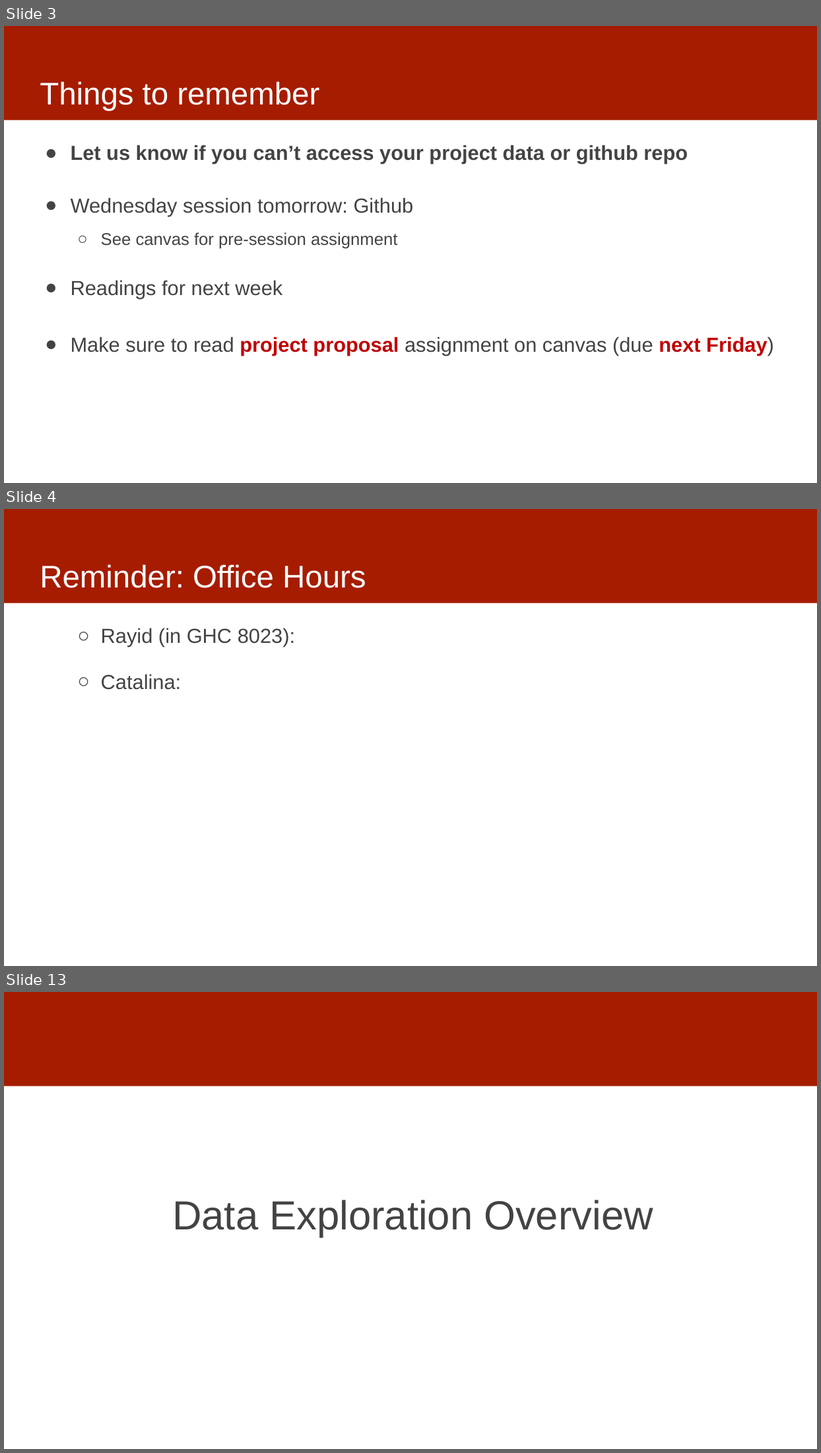
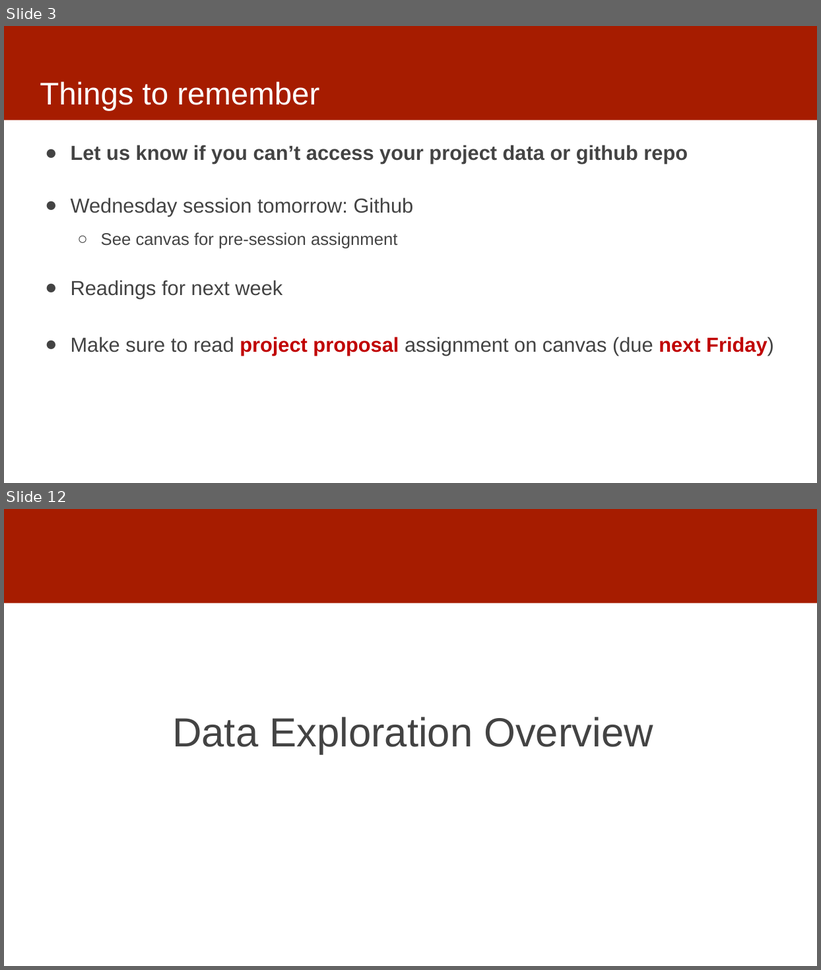
Before and after one commit to dssg/mlforpublicpolicylab, a slide deck: Lectures/06-data-exploration.pptx. Shown one above the other, each under a label of ours: slides 3, 4 and 13 before the commit, slides 3 and 12 after it; the slides between them are not shown. The pictures are 821x1453 and 821x970 pixels, drawn with LibreOffice and Linux fonts; fonts in the diff are those of the drawing. Boxes give left, top, right and bottom in pixels: in the first picture for what was removed or moved away, otherwise in the second. Text is boxed around its words. In the diff, an @@ line names an element or a change of style, - is before the commit and + after.

```diff
--- a/Lectures/06-data-exploration.pptx
+++ b/Lectures/06-data-exploration.pptx
@@ slide 4 removed at [4, 509, 817, 966], background #FFFFFF; not listed: 1 template element that a slide beside it also shows @@
@@ title removed at [40, 564, 366, 588] @@
-Reminder: Office Hours
@@ text removed at [101, 628, 295, 690] @@
-  ○ Rayid (in GHC 8023):
-  ○ Catalina:
@@ what was slide 13 is now slide 12 @@
```
Also in this commit, not shown: 1 slide changed, 1 other file.
